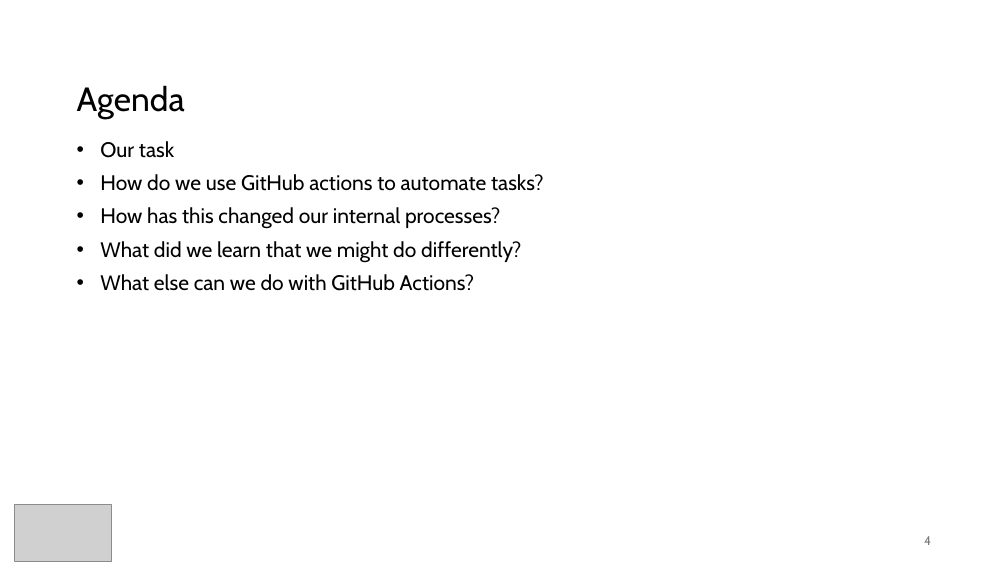
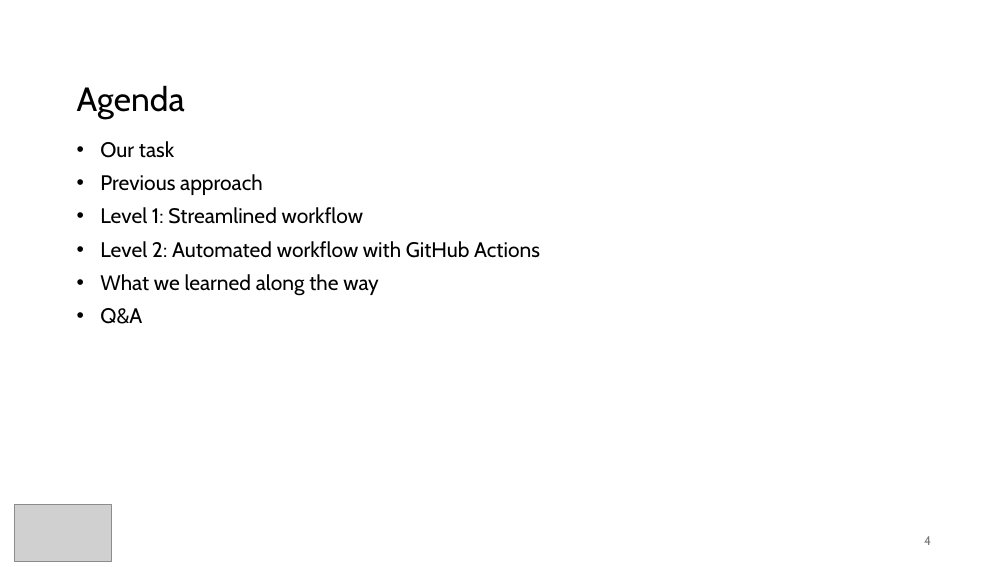
Before and after one commit to nycdepartmentoffinance/github_actions_demo, a slide deck: slide 4 of github_actions_anex.pptx. Drawn at 1008x567 pixels with LibreOffice and Linux fonts; fonts in the diff are those of the drawing; grey boxes stand for pictures. Boxes give left, top, right and bottom in pixels: in the first picture for what was removed or moved away, otherwise in the second. Text is boxed around its words. In the diff, an @@ line names an element or a change of style, - is before the commit and + after.

```diff
--- a/github_actions_anex.pptx
+++ b/github_actions_anex.pptx
@@ text at [100, 174, 540, 324]: text changed @@
-• How do we use GitHub actions to automate tasks?
-• How has this changed our internal processes?
-• What did we learn that we might do differently?
-• What else can we do with GitHub Actions?
+• Previous approach
+• Level 1: Streamlined workflow
+• Level 2: Automated workflow with GitHub Actions
+• What we learned along the way
+• Q&A
```
Also in this commit, not shown: 1 other slide changed, 1 other file.
